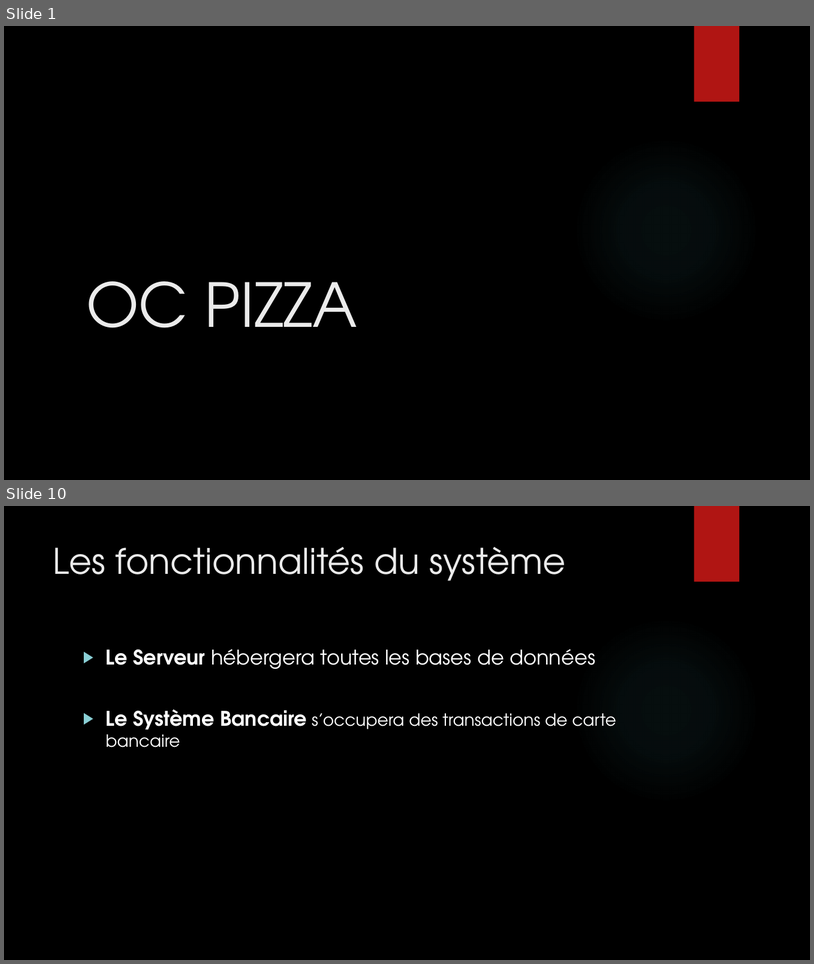
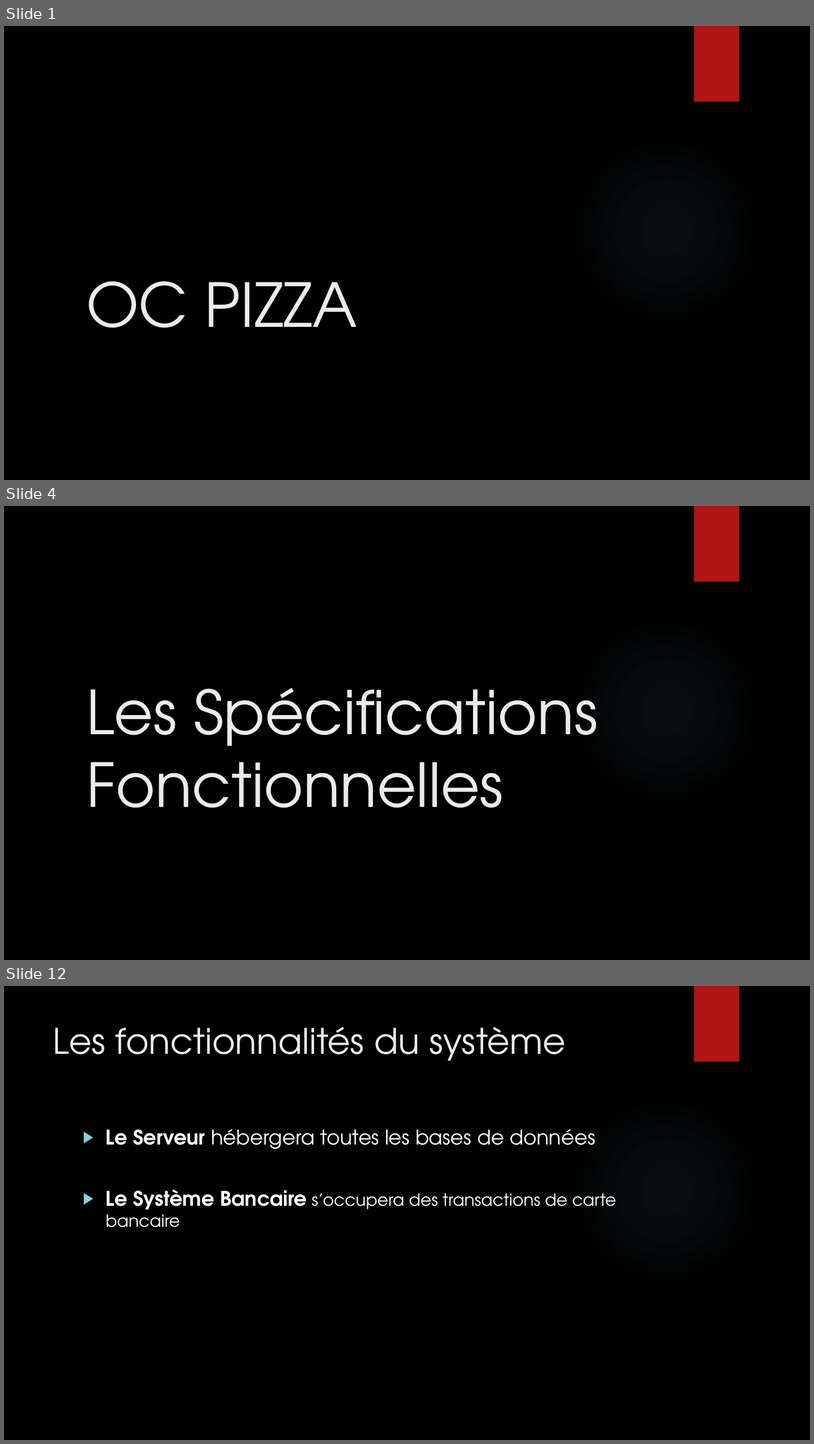
Before and after one commit to delattr/oc-pizza, a slide deck: OC PIZZA presentation.pptx. Shown one above the other, each under a label of ours: slides 1 and 10 before the commit, slides 1, 4 and 12 after it; the slides between them are not shown. The pictures are 814x964 and 814x1444 pixels, drawn with LibreOffice and Linux fonts; fonts in the diff are those of the drawing; background and template pictures are left out. Boxes give left, top, right and bottom in pixels: in the first picture for what was removed or moved away, otherwise in the second. Text is boxed around its words. In the diff, an @@ line names an element or a change of style, - is before the commit and + after.

```diff
--- a/OC PIZZA presentation.pptx
+++ b/OC PIZZA presentation.pptx
@@ slide 4 added at (4, 506, 810, 960), background picture (left out); not listed: 2 template elements that a slide beside it also shows @@
@@ title added at (86, 688, 599, 808), 72 pt, text #EBEBEB @@
+Les Spécifications Fonctionnelles
@@ what was slide 10 is now slide 12 @@
```
Also in this commit, not shown: 10 slides changed, 2 other slides added.
